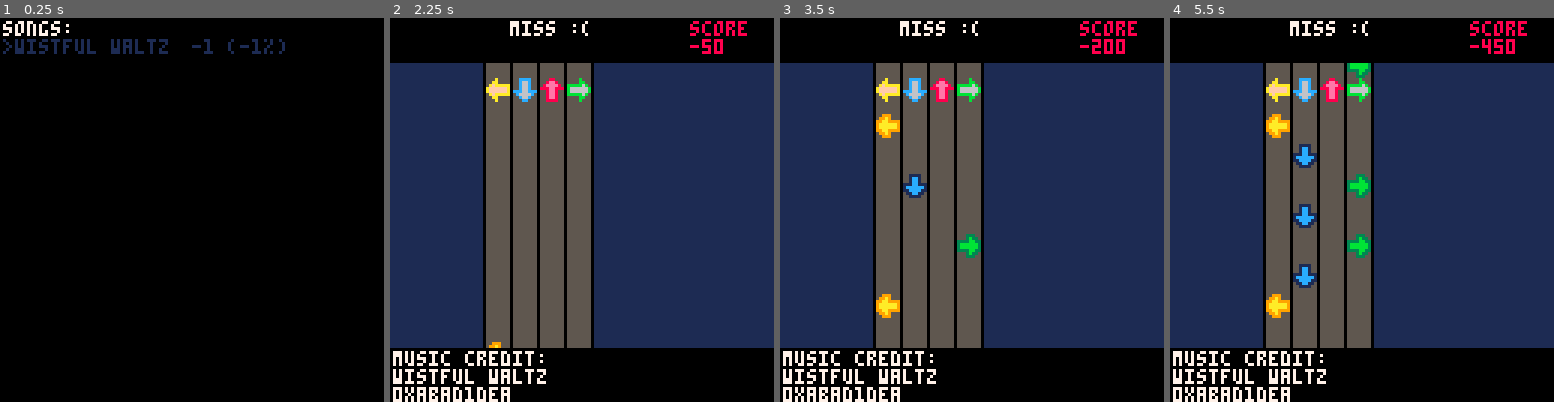
Above: before the commit, frames 1-4 (left to right).
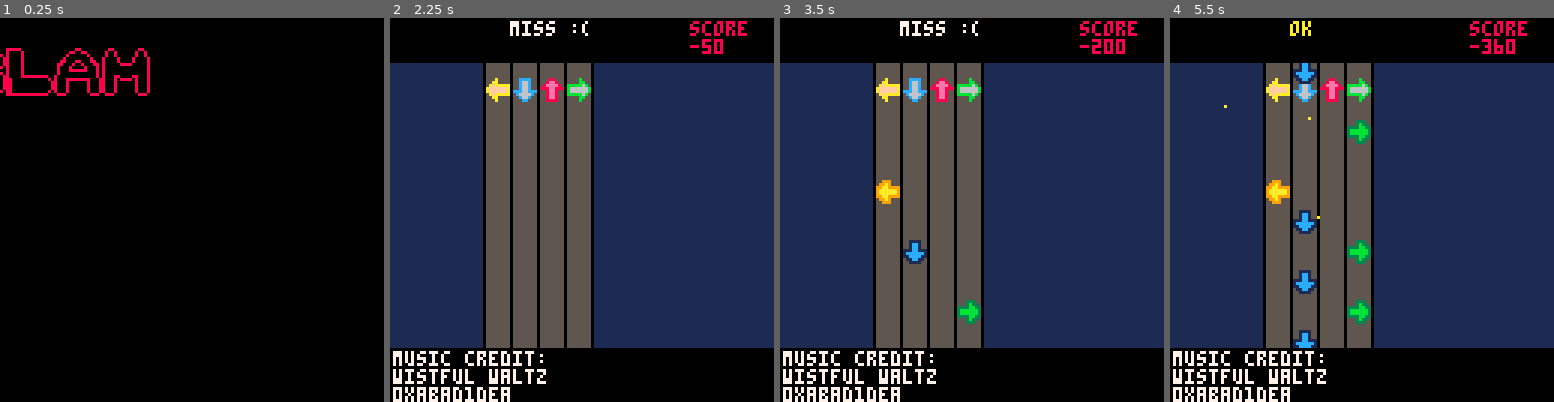
Above: after the commit, the same moments.

Repository: m-r-hunt/Pico-8-Carts
Game: PICO-8 cartridge sjr.p8
Two runs of this game, one before a commit and one after it. Both use one fixed random seed, a clock stepped at 60 frames per second and the inputs below.
Inputs:
- Up to frame 1 (0.25 s): no input
- Up to frame 2 (2.25 s): tap O (Z key) at 0.33, 0.7, 1.43, 2.22 s; tap X (X key) at 1.07, 2.07 s; hold Left from 1.97 s (still down)
- Up to frame 3 (3.5 s): release Left at 2.37 s; tap X (X key) every 0.33 s from 2.4 to 3.4 s; hold Down 2.42-2.82 s; hold Right from 2.87 s (still down); tap O (Z key) at 3.1 s
- Up to frame 4 (5.5 s): release Right at 3.53 s; hold Up 3.58-4.08 s; tap X (X key) every 0.33 s from 3.73 to 5.4 s; tap O (Z key) at 3.98, 4.87 s; hold Right 4.13-4.53 s; hold Down 4.58-5.08 s; hold Left from 5.13 s (still down)

The runs differ from the first frame. In frame 1, 2.5% of the frame differs, in the area x 0-75%, y 0-21%; in frame 2, less than 0.1%; in frame 3, 2.0%; in frame 4, 3.9%, in the area x 14-87%, y 0-86%.

Commit message:
Particles oh my

Diff:
--- a/sjr.p8
+++ b/sjr.p8
@@ -47,6 +47,18 @@
 bg = 1
 track_bg = 5
 track_lines = 0
+diff_to_col = {}
+diff_to_col[-1] = 7
+diff_to_col[4] = 6
+diff_to_col[3] = 10
+diff_to_col[2] = 9
+diff_to_col[1] = 8
+diff_to_col[0] = -1
+function get_col(diff)
+ col = diff_to_col[diff]
+ if (col==-1)col=time_passed % 16
+ return col
+end
 
 function progress()
  return time_passed - delay
@@ -67,9 +79,10 @@
 end
 
 function init_song(i)
+ clear_particles()
+
 	time_passed = 0
 	last_diff = -2
-
 	player_score = 0
 
  cur_song = i
@@ -88,12 +101,13 @@
 end
 
 function status()
-	if (last_diff == -1) return "miss :(", 7
-	if (last_diff == 4) return "just", 6
-	if (last_diff == 3) return "ok", 10
-	if (last_diff == 2) return "good!", 9
-	if (last_diff == 1) return "great!!", 8
-	if (last_diff == 0) return "perfect!!!!!", time_passed % 16
+ col = get_col(last_diff)
+	if (last_diff == -1) return "miss :(", col
+	if (last_diff == 4) return "just", col
+	if (last_diff == 3) return "ok", col
+	if (last_diff == 2) return "good!", col
+	if (last_diff == 1) return "great!!", col
+	if (last_diff == 0) return "perfect!!!!!", col
 	return "", 0
 end
 
@@ -131,9 +145,11 @@
 
  str, col = status()
  print(str, 40, 1, col)
-end
-
-function score(t, stream)
+
+ draw_particles()
+end
+
+function score(t, stream, str_x)
  found = false
 	for note in all(stream) do
 	 diff = abs(note - t)
@@ -142,6 +158,7 @@
 			found = true
 			del(stream, note)
 			last_diff = diff
+			add_particles(10-2*diff,str_x, base_y,diff)
 			break
 		end
 	end
@@ -165,10 +182,12 @@
 	t = progress()
 	if (t == 0) music(songs[cur_song].start_loop)
 	if (t == songs[cur_song].stop_time*5) end_song()
-	if btnp(3) then score(t, d_stream) end
-	if btnp(0) then score(t, l_stream) end
-	if btnp(1) then score(t, r_stream) end
-	if btnp(2) then score(t, u_stream) end
+	if btnp(3) then score(t, d_stream, d_x) end
+	if btnp(0) then score(t, l_stream, l_x) end
+	if btnp(1) then score(t, r_stream, r_x) end
+	if btnp(2) then score(t, u_stream, u_x) end
+
+	tick_particles()
 end
 
 function update_menu()
@@ -195,9 +214,9 @@
 	for i=1,#songs,1 do
 		if (selected == i) print(">", 1, 1+6*i, i)
 		print(songs[i].title, 5, 1+6*i, i)
-		--if (songs[i].high_score > 0) do
+		if (songs[i].high_score > 0) do
 		 print(""..songs[i].high_score.." ("..max_score_pct(songs[i]).."%)", 64, 1+6*i, i)
-		--end
+		end
 	end
 end
 
@@ -223,7 +242,78 @@
 function _init()
  cls()
  read_high_scores()
- init_menu()
+ _draw = draw_title
+ _update = update_title
+end
+
+-- title screen
+function draw_title()
+ cls()
+	slam_x = min(20 - (50-time_passed), 20)
+	spr(5, slam_x, 10, 8, 2)
+	jam_x = max(60 + (100-time_passed), 60)
+	spr(39, jam_x, 26, 6, 2)
+	if (time_passed > 150) then
+	 spr(64, 30, 40, 9, 4)
+	print("press button to start", 20, 100, 7)
+	end
+	draw_particles()
+end
+
+function update_title()
+ if (btnp(4) or btnp(5)) init_menu()
+ time_passed += 2
+ if (time_passed == 50) sfx(63)
+ if (time_passed == 100) sfx(63)
+ if (time_passed == 148) sfx(62)
+ if (time_passed > 150) then
+  add_particles(1, 98, 61, 0)
+ end
+ tick_particles()
+end
+
+-- particle system
+max_particles = 50
+particles = {}
+
+function tick_particles()
+ for p in all(particles) do
+  p.dx = .9 * p.dx
+  p.dy = p.dy + .5
+  p.x = p.x + p.dx
+  p.y = p.y + p.dy
+  if (p.x < 0 or p.x > 128 or p.y < 0 or p.y > 128) then
+   del(particles, p)
+  end
+ end
+end
+
+function draw_particles()
+ for p in all(particles) do
+  col = get_col(p.colour)
+  pset(flr(p.x),flr(p.y),col)
+ end
+end
+
+function add_particles(num,x,y,col)
+ to_add = min(max_particles-#particles, num)
+ for i=1,to_add,1 do
+ 	new = {}
+ 	new.x = x
+ 	new.y = y
+ 	new.dx, new.dy = random_vector()
+ 	new.colour = col
+ 	add(particles, new)
+ end
+end
+
+function clear_particles()
+ particles = {}
+end
+
+function random_vector()
+ t= (rnd(101)-50) / 100
+ return 3*sin(t),3*cos(t)
 end
 
 
@@ -359,165 +449,165 @@
 0000000000000000000000000000000000000000000000000000000000000000000000000000000000000000000000000000000000000000000000000000000000000000000000000000000000000000000000000000000000000000000000000000000000000000000000000000000000000000000000000000000000000000
 0000000000000000000000000000000000000000000000000000000000000000000000000000000000000000000000000000000000000000000000000000000000000000000000000000000000000000000000000000000000000000000000000000000000000000000000000000000000000000000000000000000000000000
 __map__
-0000000000000000000000000000000000000000000000000000000000000000000000000000000000000000000000000000000000000000000000000000000000000000000000000000000000000000000000000000000000000000000000000000000000000000000000000000000000000000000000000000000000000000
-0000000000000000000000000000000000000000000000000000000000000000000000000000000000000000000000000000000000000000000000000000000000000000000000000000000000000000000000000000000000000000000000000000000000000000000000000000000000000000000000000000000000000000
-0000000000000000000000000000000000000000000000000000000000000000000000000000000000000000000000000000000000000000000000000000000000000000000000000000000000000000000000000000000000000000000000000000000000000000000000000000000000000000000000000000000000000000
-0000000000000000000000000000000000000000000000000000000000000000000000000000000000000000000000000000000000000000000000000000000000000000000000000000000000000000000000000000000000000000000000000000000000000000000000000000000000000000000000000000000000000000
-0000000000000000000000000000000000000000000000000000000000000000000000000000000000000000000000000000000000000000000000000000000000000000000000000000000000000000000000000000000000000000000000000000000000000000000000000000000000000000000000000000000000000000
-0000000000000000000000000000000000000000000000000000000000000000000000000000000000000000000000000000000000000000000000000000000000000000000000000000000000000000000000000000000000000000000000000000000000000000000000000000000000000000000000000000000000000000
-0000000000000000000000000000000000000000000000000000000000000000000000000000000000000000000000000000000000000000000000000000000000000000000000000000000000000000000000000000000000000000000000000000000000000000000000000000000000000000000000000000000000000000
-0000000000000000000000000000000000000000000000000000000000000000000000000000000000000000000000000000000000000000000000000000000000000000000000000000000000000000000000000000000000000000000000000000000000000000000000000000000000000000000000000000000000000000
-0000000000000000000000000000000000000000000000000000000000000000000000000000000000000000000000000000000000000000000000000000000000000000000000000000000000000000000000000000000000000000000000000000000000000000000000000000000000000000000000000000000000000000
-0000000000000000000000000000000000000000000000000000000000000000000000000000000000000000000000000000000000000000000000000000000000000000000000000000000000000000000000000000000000000000000000000000000000000000000000000000000000000000000000000000000000000000
-0000000000000000000000000000000000000000000000000000000000000000000000000000000000000000000000000000000000000000000000000000000000000000000000000000000000000000000000000000000000000000000000000000000000000000000000000000000000000000000000000000000000000000
-0000000000000000000000000000000000000000000000000000000000000000000000000000000000000000000000000000000000000000000000000000000000000000000000000000000000000000000000000000000000000000000000000000000000000000000000000000000000000000000000000000000000000000
-0000000000000000000000000000000000000000000000000000000000000000000000000000000000000000000000000000000000000000000000000000000000000000000000000000000000000000000000000000000000000000000000000000000000000000000000000000000000000000000000000000000000000000
-0000000000000000000000000000000000000000000000000000000000000000000000000000000000000000000000000000000000000000000000000000000000000000000000000000000000000000000000000000000000000000000000000000000000000000000000000000000000000000000000000000000000000000
-0000000000000000000000000000000000000000000000000000000000000000000000000000000000000000000000000000000000000000000000000000000000000000000000000000000000000000000000000000000000000000000000000000000000000000000000000000000000000000000000000000000000000000
-0000000000000000000000000000000000000000000000000000000000000000000000000000000000000000000000000000000000000000000000000000000000000000000000000000000000000000000000000000000000000000000000000000000000000000000000000000000000000000000000000000000000000000
-0000000000000000000000000000000000000000000000000000000000000000000000000000000000000000000000000000000000000000000000000000000000000000000000000000000000000000000000000000000000000000000000000000000000000000000000000000000000000000000000000000000000000000
-0000000000000000000000000000000000000000000000000000000000000000000000000000000000000000000000000000000000000000000000000000000000000000000000000000000000000000000000000000000000000000000000000000000000000000000000000000000000000000000000000000000000000000
-0000000000000000000000000000000000000000000000000000000000000000000000000000000000000000000000000000000000000000000000000000000000000000000000000000000000000000000000000000000000000000000000000000000000000000000000000000000000000000000000000000000000000000
-0000000000000000000000000000000000000000000000000000000000000000000000000000000000000000000000000000000000000000000000000000000000000000000000000000000000000000000000000000000000000000000000000000000000000000000000000000000000000000000000000000000000000000
-0000000000000000000000000000000000000000000000000000000000000000000000000000000000000000000000000000000000000000000000000000000000000000000000000000000000000000000000000000000000000000000000000000000000000000000000000000000000000000000000000000000000000000
-0000000000000000000000000000000000000000000000000000000000000000000000000000000000000000000000000000000000000000000000000000000000000000000000000000000000000000000000000000000000000000000000000000000000000000000000000000000000000000000000000000000000000000
-0000000000000000000000000000000000000000000000000000000000000000000000000000000000000000000000000000000000000000000000000000000000000000000000000000000000000000000000000000000000000000000000000000000000000000000000000000000000000000000000000000000000000000
-0000000000000000000000000000000000000000000000000000000000000000000000000000000000000000000000000000000000000000000000000000000000000000000000000000000000000000000000000000000000000000000000000000000000000000000000000000000000000000000000000000000000000000
-0000000000000000000000000000000000000000000000000000000000000000000000000000000000000000000000000000000000000000000000000000000000000000000000000000000000000000000000000000000000000000000000000000000000000000000000000000000000000000000000000000000000000000
-0000000000000000000000000000000000000000000000000000000000000000000000000000000000000000000000000000000000000000000000000000000000000000000000000000000000000000000000000000000000000000000000000000000000000000000000000000000000000000000000000000000000000000
-0000000000000000000000000000000000000000000000000000000000000000000000000000000000000000000000000000000000000000000000000000000000000000000000000000000000000000000000000000000000000000000000000000000000000000000000000000000000000000000000000000000000000000
-0000000000000000000000000000000000000000000000000000000000000000000000000000000000000000000000000000000000000000000000000000000000000000000000000000000000000000000000000000000000000000000000000000000000000000000000000000000000000000000000000000000000000000
-0000000000000000000000000000000000000000000000000000000000000000000000000000000000000000000000000000000000000000000000000000000000000000000000000000000000000000000000000000000000000000000000000000000000000000000000000000000000000000000000000000000000000000
-0000000000000000000000000000000000000000000000000000000000000000000000000000000000000000000000000000000000000000000000000000000000000000000000000000000000000000000000000000000000000000000000000000000000000000000000000000000000000000000000000000000000000000
-0000000000000000000000000000000000000000000000000000000000000000000000000000000000000000000000000000000000000000000000000000000000000000000000000000000000000000000000000000000000000000000000000000000000000000000000000000000000000000000000000000000000000000
-0000000000000000000000000000000000000000000000000000000000000000000000000000000000000000000000000000000000000000000000000000000000000000000000000000000000000000000000000000000000000000000000000000000000000000000000000000000000000000000000000000000000000000
-…(130 lines of a section not shown)…
+000005060700090a0b0c00000000000000000000000000000000000000000000000000000000000000000000000000000000000000000000000000000000000000000000000000000000000000000000000000000000000000000000000000000000000000000000000000000000000000000000000000000000000000000000
+000015161718191a1b1c00000000000000000000000000000000000000000000000000000000000000000000000000000000000000000000000000000000000000000000000000000000000000000000000000000000000000000000000000000000000000000000000000000000000000000000000000000000000000000000
+0000000000002728292a2b2c0000000000000000000000000000000000000000000000000000000000000000000000000000000000000000000000000000000000000000000000000000000000000000000000000000000000000000000000000000000000000000000000000000000000000000000000000000000000000000
+0000000000003738393a3b3c0000000000000000000000000000000000000000000000000000000000000000000000000000000000000000000000000000000000000000000000000000000000000000000000000000000000000000000000000000000000000000000000000000000000000000000000000000000000000000
+0000000000000000000000005657580000000000000000000000000000000000000000000000000000000000000000000000000000000000000000000000000000000000000000000000000000000000000000000000000000000000000000000000000000000000000000000000000000000000000000000000000000000000
+0000000000006000006364656667680000000000000000000000000000000000000000000000000000000000000000000000000000000000000000000000000000000000000000000000000000000000000000000000000000000000000000000000000000000000000000000000000000000000000000000000000000000000
+0000000000007071727374757600000000000000000000000000000000000000000000000000000000000000000000000000000000000000000000000000000000000000000000000000000000000000000000000000000000000000000000000000000000000000000000000000000000000000000000000000000000000000
+0000000000000000000000000000000000000000000000000000000000000000000000000000000000000000000000000000000000000000000000000000000000000000000000000000000000000000000000000000000000000000000000000000000000000000000000000000000000000000000000000000000000000000
+0000000000000000000000000000000000000000000000000000000000000000000000000000000000000000000000000000000000000000000000000000000000000000000000000000000000000000000000000000000000000000000000000000000000000000000000000000000000000000000000000000000000000000
+0000000000000000000000000000000000000000000000000000000000000000000000000000000000000000000000000000000000000000000000000000000000000000000000000000000000000000000000000000000000000000000000000000000000000000000000000000000000000000000000000000000000000000
+0000000000000000000000000000000000000000000000000000000000000000000000000000000000000000000000000000000000000000000000000000000000000000000000000000000000000000000000000000000000000000000000000000000000000000000000000000000000000000000000000000000000000000
+0000000000000000000000000000000000000000000000000000000000000000000000000000000000000000000000000000000000000000000000000000000000000000000000000000000000000000000000000000000000000000000000000000000000000000000000000000000000000000000000000000000000000000
+0000000000000000000000000000000000000000000000000000000000000000000000000000000000000000000000000000000000000000000000000000000000000000000000000000000000000000000000000000000000000000000000000000000000000000000000000000000000000000000000000000000000000000
+0000000000000000000000000000000000000000000000000000000000000000000000000000000000000000000000000000000000000000000000000000000000000000000000000000000000000000000000000000000000000000000000000000000000000000000000000000000000000000000000000000000000000000
+0000000000000000000000000000000000000000000000000000000000000000000000000000000000000000000000000000000000000000000000000000000000000000000000000000000000000000000000000000000000000000000000000000000000000000000000000000000000000000000000000000000000000000
+0000000000000000000000000000000000000000000000000000000000000000000000000000000000000000000000000000000000000000000000000000000000000000000000000000000000000000000000000000000000000000000000000000000000000000000000000000000000000000000000000000000000000000
+0000000000000000000000000000000000000000000000000000000000000000000000000000000000000000000000000000000000000000000000000000000000000000000000000000000000000000000000000000000000000000000000000000000000000000000000000000000000000000000000000000000000000000
+0000000000000000000000000000000000000000000000000000000000000000000000000000000000000000000000000000000000000000000000000000000000000000000000000000000000000000000000000000000000000000000000000000000000000000000000000000000000000000000000000000000000000000
+0000000000000000000000000000000000000000000000000000000000000000000000000000000000000000000000000000000000000000000000000000000000000000000000000000000000000000000000000000000000000000000000000000000000000000000000000000000000000000000000000000000000000000
+0000000000000000000000000000000000000000000000000000000000000000000000000000000000000000000000000000000000000000000000000000000000000000000000000000000000000000000000000000000000000000000000000000000000000000000000000000000000000000000000000000000000000000
+0000000000000000000000000000000000000000000000000000000000000000000000000000000000000000000000000000000000000000000000000000000000000000000000000000000000000000000000000000000000000000000000000000000000000000000000000000000000000000000000000000000000000000
+0000000000000000000000000000000000000000000000000000000000000000000000000000000000000000000000000000000000000000000000000000000000000000000000000000000000000000000000000000000000000000000000000000000000000000000000000000000000000000000000000000000000000000
+0000000000000000000000000000000000000000000000000000000000000000000000000000000000000000000000000000000000000000000000000000000000000000000000000000000000000000000000000000000000000000000000000000000000000000000000000000000000000000000000000000000000000000
+0000000000000000000000000000000000000000000000000000000000000000000000000000000000000000000000000000000000000000000000000000000000000000000000000000000000000000000000000000000000000000000000000000000000000000000000000000000000000000000000000000000000000000
+0000000000000000000000000000000000000000000000000000000000000000000000000000000000000000000000000000000000000000000000000000000000000000000000000000000000000000000000000000000000000000000000000000000000000000000000000000000000000000000000000000000000000000
+0000000000000000000000000000000000000000000000000000000000000000000000000000000000000000000000000000000000000000000000000000000000000000000000000000000000000000000000000000000000000000000000000000000000000000000000000000000000000000000000000000000000000000
+0000000000000000000000000000000000000000000000000000000000000000000000000000000000000000000000000000000000000000000000000000000000000000000000000000000000000000000000000000000000000000000000000000000000000000000000000000000000000000000000000000000000000000
+0000000000000000000000000000000000000000000000000000000000000000000000000000000000000000000000000000000000000000000000000000000000000000000000000000000000000000000000000000000000000000000000000000000000000000000000000000000000000000000000000000000000000000
+0000000000000000000000000000000000000000000000000000000000000000000000000000000000000000000000000000000000000000000000000000000000000000000000000000000000000000000000000000000000000000000000000000000000000000000000000000000000000000000000000000000000000000
+0000000000000000000000000000000000000000000000000000000000000000000000000000000000000000000000000000000000000000000000000000000000000000000000000000000000000000000000000000000000000000000000000000000000000000000000000000000000000000000000000000000000000000
+0000000000000000000000000000000000000000000000000000000000000000000000000000000000000000000000000000000000000000000000000000000000000000000000000000000000000000000000000000000000000000000000000000000000000000000000000000000000000000000000000000000000000000
+0000000000000000000000000000000000000000000000000000000000000000000000000000000000000000000000000000000000000000000000000000000000000000000000000000000000000000000000000000000000000000000000000000000000000000000000000000000000000000000000000000000000000000
+…(130 lines of a section not shown)…
Not shown, changed: 55 lines of the sprite sheet (__gfx__) section of sjr.p8
Not shown, changed: the sound effects (__sfx__) section of sjr.p8
